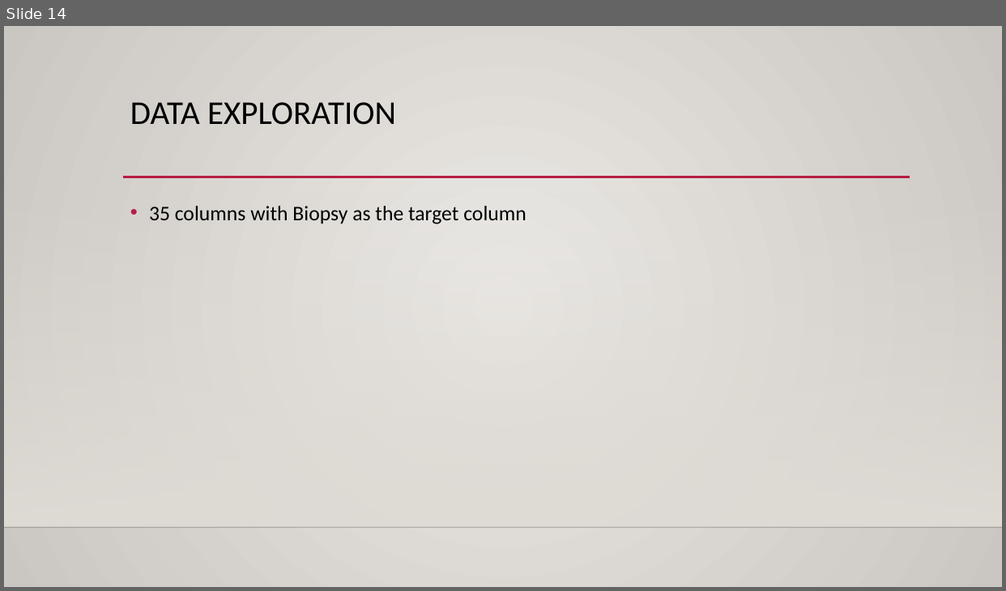
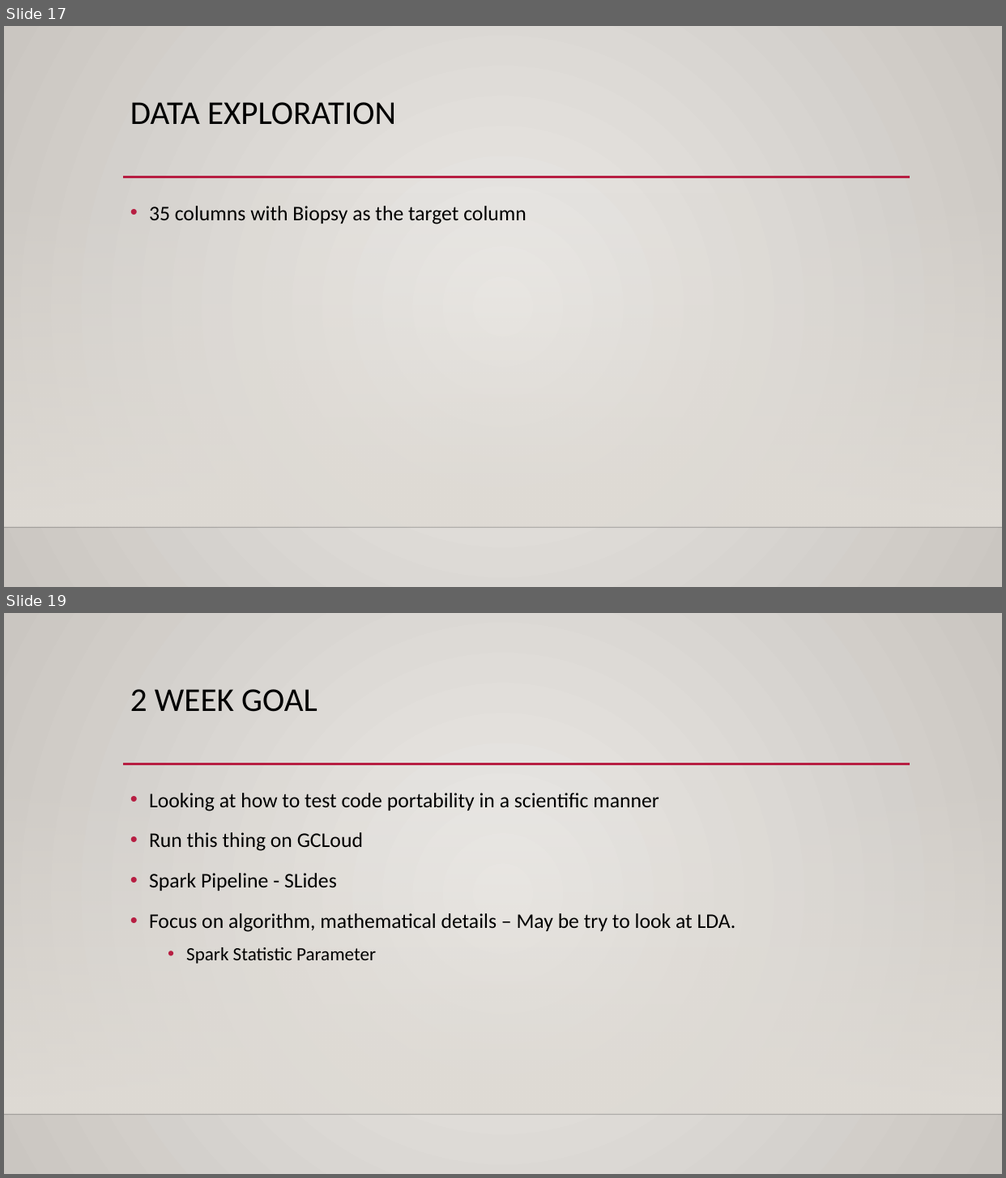
Before and after one commit to nhatthuan97/Qualifying_Repo, a slide deck: Presentation.pptx. Shown one above the other, each under a label of ours: slide 14 before the commit, slides 17 and 19 after it; the slides between them are not shown. The pictures are 1006x591 and 1006x1178 pixels, drawn with LibreOffice and Linux fonts; fonts in the diff are those of the drawing; background and template pictures are left out. Boxes give left, top, right and bottom in pixels: in the first picture for what was removed or moved away, otherwise in the second. Text is boxed around its words. In the diff, an @@ line names an element or a change of style, - is before the commit and + after.

Commit message:
PPT update

```diff
--- a/Presentation.pptx
+++ b/Presentation.pptx
@@ slide 19 added at (4, 613, 1002, 1174), background gradient #ECEAE7 to #CAC7C1; not listed: 3 template elements that a slide beside it also shows @@
@@ title added at (130, 689, 317, 712), 32 pt, text #000000 @@
+2 WEEK GOAL
@@ text added at (149, 793, 736, 964), 20 pt, text #000000 @@
+• Looking at how to test code portability in a scientific manner
+• Run this thing on GCLoud
+• Spark Pipeline - SLides
+• Focus on algorithm, mathematical details – May be try to look at LDA.
+  • Spark Statistic Parameter
@@ what was slide 14 is now slide 17 @@
```
Also in this commit, not shown: 4 other slides added, 1 other file.
